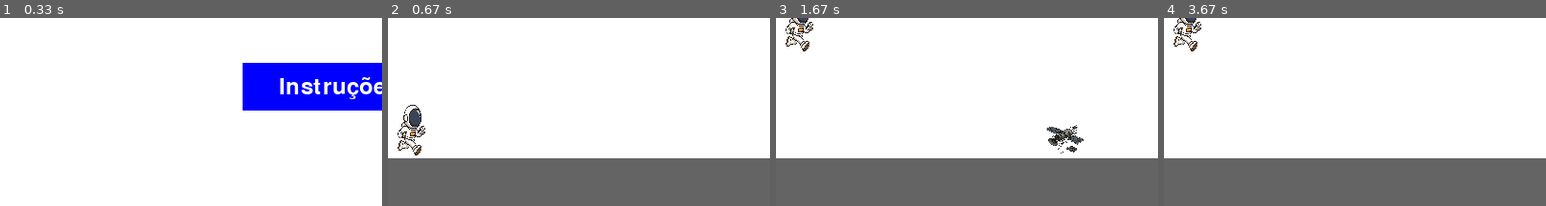
Above: before the commit, frames 1-4 (left to right).
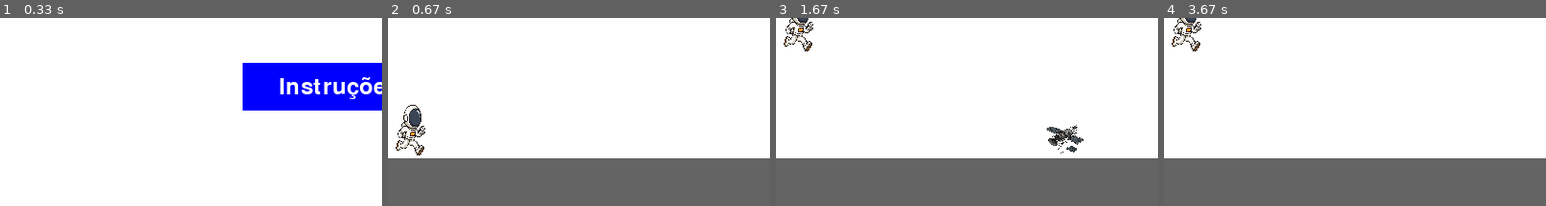
Above: after the commit, the same moments.

Repository: joaoreszecki/Pygame.2025.1
Game: pygame game, started from game.py
The game is run twice, just before and just after one commit, with the same random seed, the same clock (stepped at 60 frames per second) and the same inputs.
Inputs (mouse positions are % of the whole screen's width and height, from its top left):
- Up to frame 1 (0.33 s): no input
- Up to frame 2 (0.67 s): click "Iniciar Jogo" at 0.38 s
- Up to frame 3 (1.67 s): tap Space at 0.67, 1.07, 1.37 s
- Up to frame 4 (3.67 s): click (14, 46) at 1.88 s; click (45, 76) at 2.22 s; click "Iniciar Jogo" at 3.05 s; tap Space at 3.4 s
The pictures show only the part of the screen within x 6-56%, y 50-100%; the shares and areas given below are measured in that part.

Frame 1 is identical in both runs. In frame 2, 0.3% of the frame differs, in the area x 2-10%, y 64-74%; in frame 3, 0.3%; in frame 4, 0.3%.

Commit message:
tentativa de fazer o astronauta correr por frame(esboço)

Diff:
--- a/game.py
+++ b/game.py
@@ -53,10 +53,17 @@
         self.gravity = 0.7
         self.jump_power = -12
 
-        # Imagem do astronauta
-        image_path = os.path.join('img', 'astro_direita.png')
-        self.image = pygame.image.load(image_path)
-        self.image = pygame.transform.scale(self.image, (self.width, self.height))
+        # Carrega as imagens do astronauta
+        self.image_right = pygame.image.load(os.path.join('img', 'astro_direita.png'))
+        self.image_right = pygame.transform.scale(self.image_right, (self.width, self.height))
+        self.image_left = pygame.image.load(os.path.join('img', 'astro_esquerda.png'))
+        self.image_left = pygame.transform.scale(self.image_left, (self.width, self.height))
+
+        # Variáveis para animação
+        self.current_image = self.image_right
+        self.animation_timer = 0
+        self.animation_speed = 0.2  # Velocidade da animação
+        self.is_right = True
 
     def jump(self):
         if not self.jumping:
@@ -73,8 +80,15 @@
                 self.jumping = False
                 self.jump_velocity = 0
 
+        # Atualiza a animação
+        self.animation_timer += self.animation_speed
+        if self.animation_timer >= 1:
+            self.animation_timer = 0
+            self.is_right = not self.is_right
+            self.current_image = self.image_right if self.is_right else self.image_left
+
     def draw(self):
-        screen.blit(self.image, (self.x, self.y))
+        screen.blit(self.current_image, (self.x, self.y))
 
 # Classe do satélite (obstáculo)
 class Satellite:
